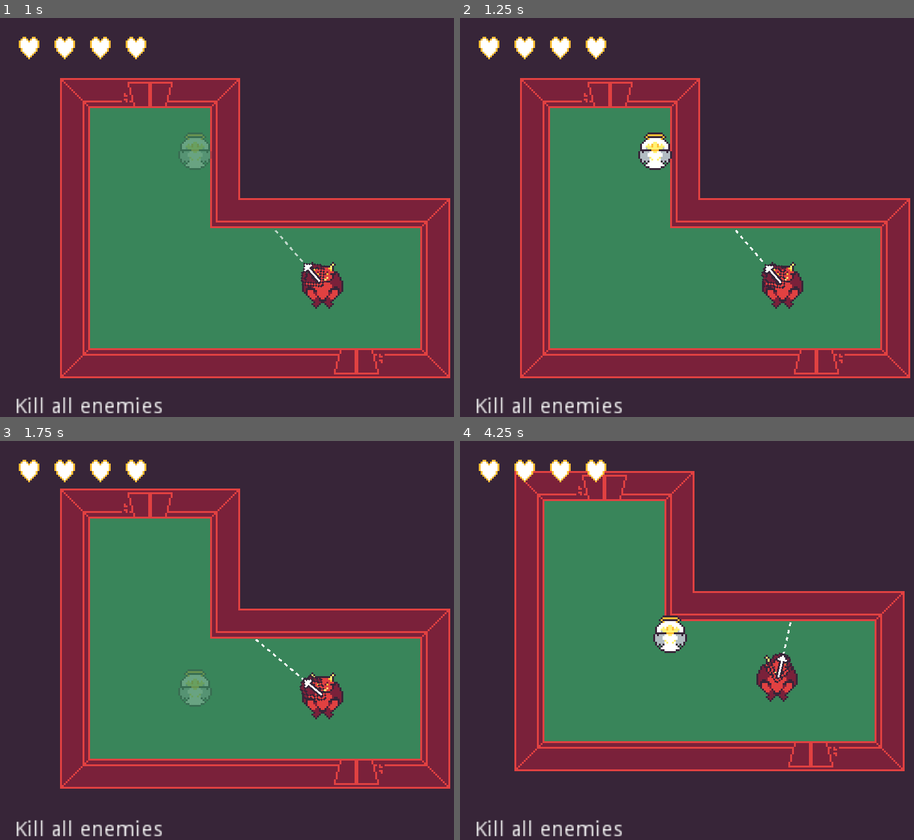
Above: before the commit, frames 1-4 (two rows, left to right).
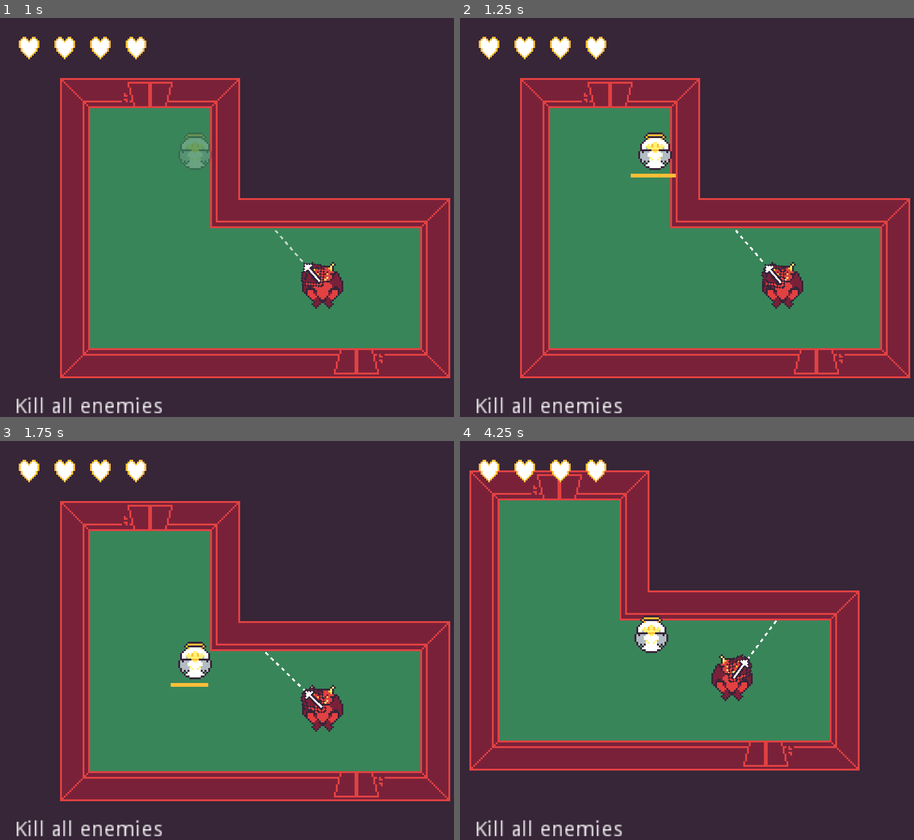
Above: after the commit, the same moments.

Repository: rthurmed/DiveIntoHell
Game: Godot game, scene res://src/levels/LevelTutorial.tscn
Two runs of this game, one before a commit and one after it. Both use one fixed random seed, a clock stepped at 60 frames per second and the inputs below.
Inputs:
- Up to frame 1 (1 s): hold D (player_right) from 0.53 s (still down); tap Space (player_dash) at 0.6 s
- Up to frame 2 (1.25 s): keep holding D (player_right)
- Up to frame 3 (1.75 s): release D (player_right) at 1.28 s; hold S (player_down) from 1.28 s (still down); tap Space (player_dash) at 1.35 s
- Up to frame 4 (4.25 s): release S (player_down) at 2.03 s; hold D (player_right) 2.03-2.78 s; tap Space (player_dash) at 2.1, 2.85, 3.6 s; hold W (player_up) 2.78-3.53 s; hold A (player_left) from 3.53 s (still down)

Frame 1 is identical in both runs. In frame 2, less than 0.1% of the frame differs, in the area x 37-48%, y 39-40%; in frame 3, 14%; in frame 4, 28%, in the area x 2-98%, y 7-83%.

Commit message:
Implemented dash recovery time

Diff:
--- a/project.godot
+++ b/project.godot
@@ -39,6 +39,7 @@
 [autoload]
 
 Pause="*res://modules/Pause/Pause.tscn"
+Util="*res://src/Util.gd"
 
 [display]
 
--- /dev/null
+++ b/src/Util.gd
@@ -0,0 +1,5 @@
+extends Node
+
+
+func timer_percent(timer: Timer):
+	return timer.time_left / timer.wait_time
--- /dev/null
+++ b/src/player/DashRecoveryIndicator.gd
@@ -0,0 +1,8 @@
+extends ProgressBar
+
+
+onready var timer: Timer = $"%DashRecoveryTimer"
+
+
+func _process(_delta):
+	value = Util.timer_percent(timer) * 100
--- a/src/player/Player.tscn
+++ b/src/player/Player.tscn
@@ -10,9 +10,16 @@
 [ext_resource path="res://src/ui/LifeIndicator.tscn" type="PackedScene" id=8]
 [ext_resource path="res://src/player/state/Death.gd" type="Script" id=9]
 [ext_resource path="res://assets/sfx/little-robot-sound-factory/Horror Sound Library/Scream_Male_01__Fairy.wav" type="AudioStream" id=10]
+[ext_resource path="res://src/player/DashRecoveryIndicator.gd" type="Script" id=11]
 
 [sub_resource type="CircleShape2D" id=1]
 radius = 8.0
+
+[sub_resource type="StyleBoxFlat" id=5]
+bg_color = Color( 1, 0.74902, 0.211765, 1 )
+
+[sub_resource type="StyleBoxFlat" id=6]
+bg_color = Color( 0.6, 0.6, 0.6, 0 )
 
 [sub_resource type="Animation" id=3]
 length = 0.001
@@ -132,12 +139,30 @@
 position = Vector2( 0, -8 )
 shape = SubResource( 1 )
 
+[node name="FloatingUI" type="Node2D" parent="."]
+
+[node name="DashRecoveryIndicator" type="ProgressBar" parent="FloatingUI"]
+margin_left = -13.0
+margin_top = 3.0
+margin_right = 13.0
+margin_bottom = 5.0
+custom_styles/fg = SubResource( 5 )
+custom_styles/bg = SubResource( 6 )
+value = 50.0
+percent_visible = false
+script = ExtResource( 11 )
+
 [node name="StateMachine" type="Node" parent="."]
 script = ExtResource( 2 )
 initial_state = NodePath("Walk")
 
 [node name="Walk" type="Node" parent="StateMachine"]
 script = ExtResource( 4 )
+
+[node name="DashRecoveryTimer" type="Timer" parent="StateMachine/Walk"]
+unique_name_in_owner = true
+wait_time = 3.0
+one_shot = true
 
 [node name="SufferHit" type="Node" parent="StateMachine"]
 script = ExtResource( 7 )
--- a/src/player/state/Dash.gd
+++ b/src/player/state/Dash.gd
@@ -6,6 +6,8 @@
 const MOVEMENT_ACCEL = 10
 
 export var speed = 400
+
+onready var dash_recovery_timer: Timer = $"%DashRecoveryTimer"
 
 var direction = Vector2.ZERO
 
@@ -21,6 +23,7 @@
 
 func exit():
 	owner.movement = Vector2.ZERO
+	dash_recovery_timer.start()
 
 
 func _on_AnimationPlayer_animation_finished(anim_name):
--- a/src/player/state/Walk.gd
+++ b/src/player/state/Walk.gd
@@ -1,11 +1,14 @@
 extends State
+
+
+onready var dash_recovery_timer: Timer = $"%DashRecoveryTimer"
 
 
 func process(delta: float):
 	owner.apply_movement(delta, owner.capture_movement_input())
 
 	# TODO: recovery time from dashing, to prevent spaming
-	if Input.is_action_just_pressed("player_dash") and owner.has_any_movement_input():
+	if Input.is_action_just_pressed("player_dash") and owner.has_any_movement_input() and dash_recovery_timer.time_left <= 0:
 		transition('Dash')
 
 
Not shown: 1 places in src/player/Player.tscn that only renumber resources
